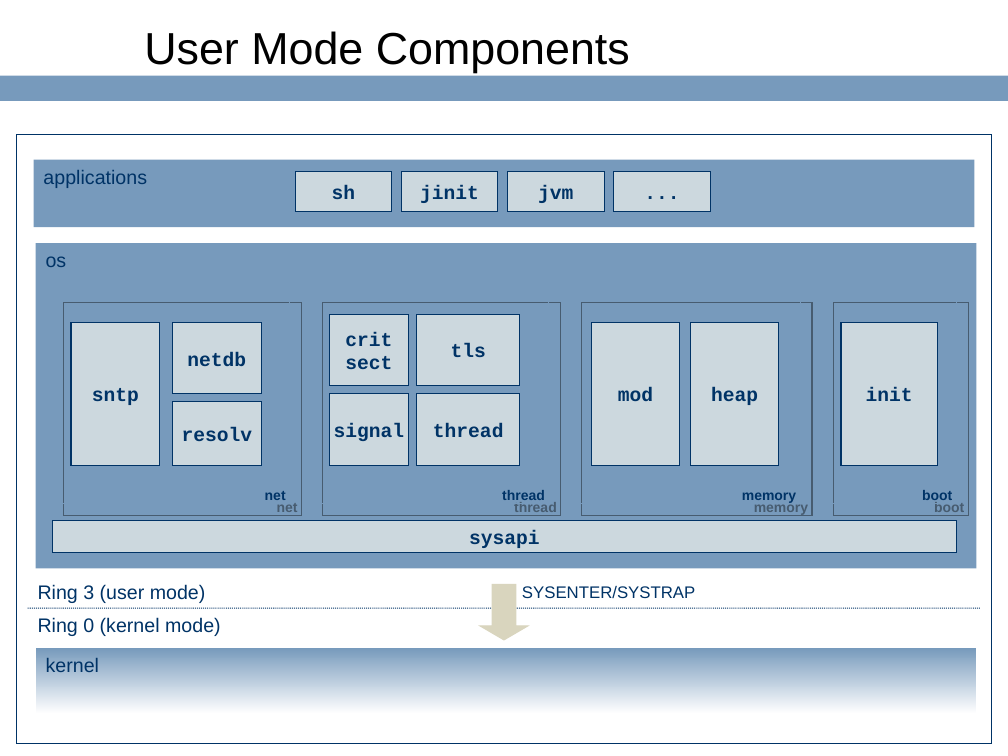
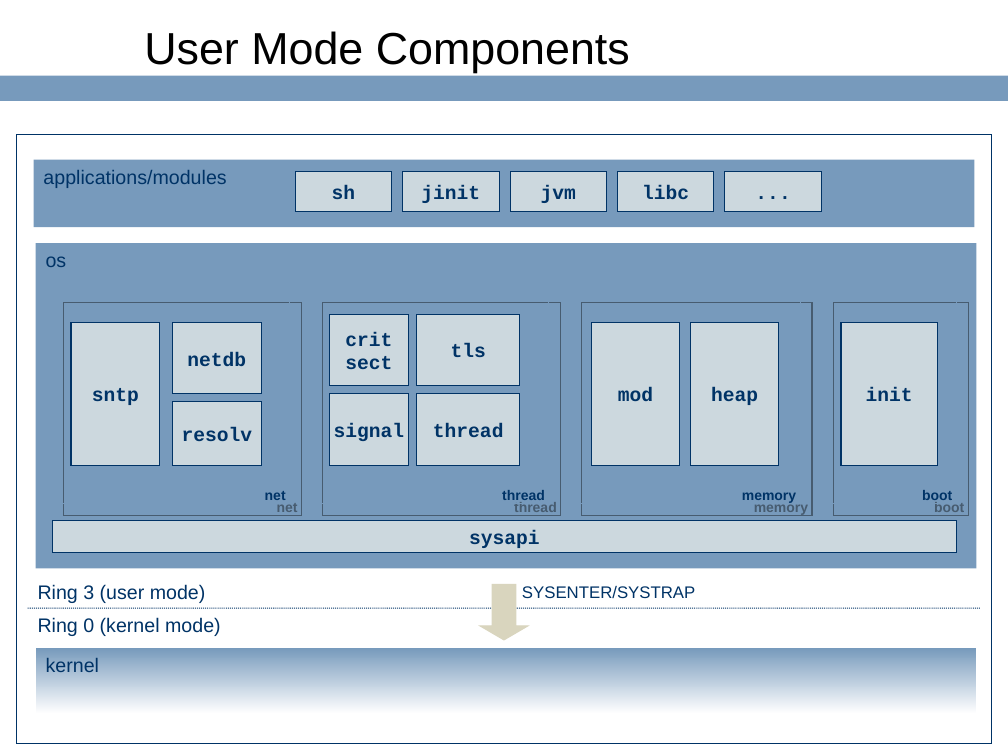
Before and after one commit to ringgaard/sanos, a slide deck: slide 10 of doc/sanostech.ppt. Drawn at 1008x756 pixels with LibreOffice and Linux fonts; fonts in the diff are those of the drawing; background and template pictures are left out. Boxes give left, top, right and bottom in pixels: in the first picture for what was removed or moved away, otherwise in the second. Text is boxed around its words. In the diff, an @@ line names an element or a change of style, - is before the commit and + after.

```diff
--- a/doc/sanostech.ppt
+++ b/doc/sanostech.ppt
@@ text in rectangle at <box>43,170,226,188</box>: text changed @@
-applications
+applications/modules
@@ rectangle added at <box>618,171,715,211</box>, fill #CCD8DE, outline #003366 0.74 pt, 14 pt, text #003366, bold @@
+libc
@@ rectangle "...": place and size @@
-rectangle "..." at <box>614,171,711,211</box>
+rectangle "..." at <box>725,171,822,211</box>
```
Also in this commit, not shown: 6 other slides changed, 3 slides added, 1 slide removed.
